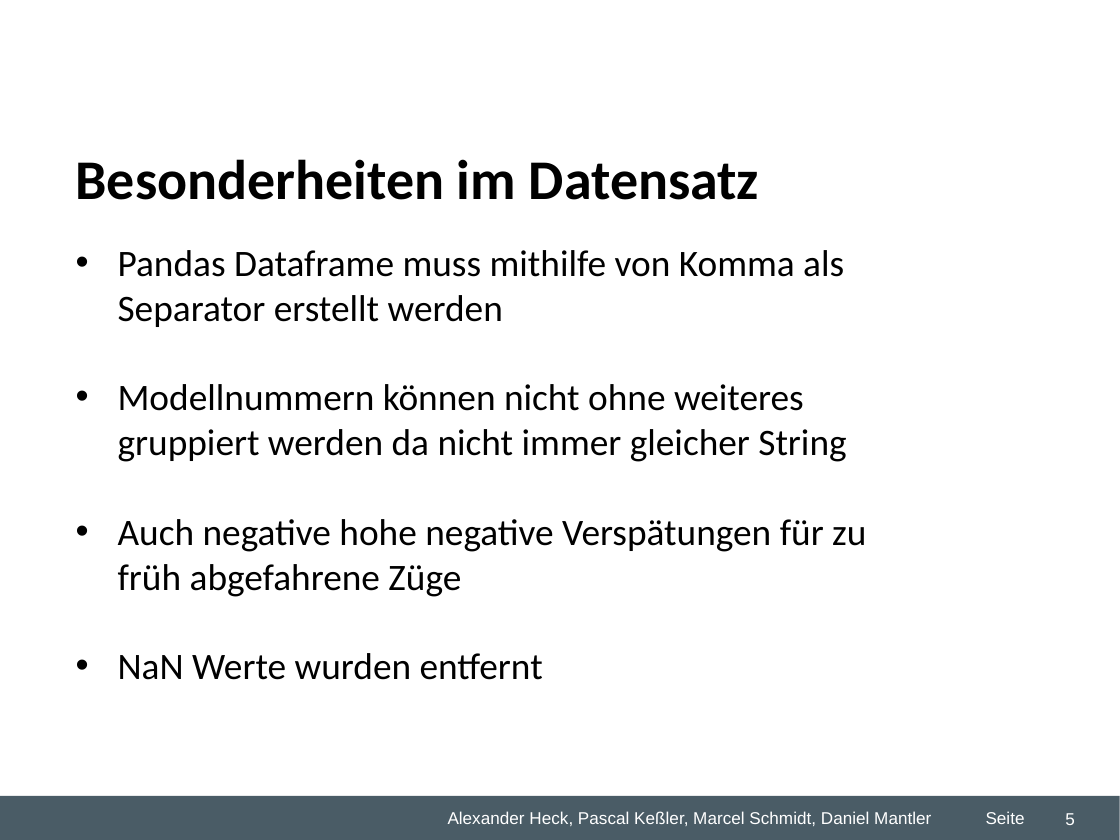
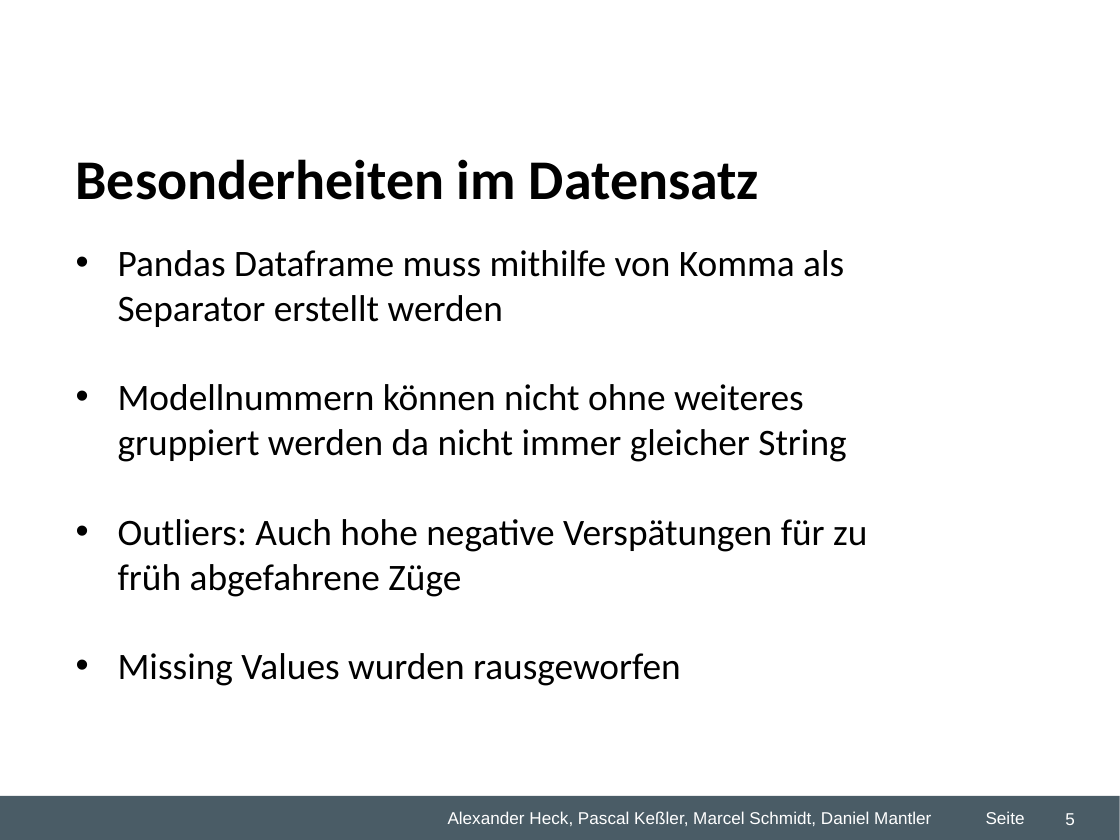
Before and after one commit to dmntlr/predictiveproject, a slide deck: slide 5 of Desktop/Studium/5. Semester/Predictive Analytics/Gruppenarbeit/WZ2 Predicitve Analytics Übung.ppt. Drawn at 1120x840 pixels with LibreOffice and Linux fonts; fonts in the diff are those of the drawing; background and template pictures are left out. Boxes give left, top, right and bottom in pixels: in the first picture for what was removed or moved away, otherwise in the second. Text is boxed around its words. In the diff, an @@ line names an element or a change of style, - is before the commit and + after.

```diff
--- a/Desktop/Studium/5. Semester/Predictive Analytics/Gruppenarbeit/WZ2 Predicitve Analytics Übung.ppt
+++ b/Desktop/Studium/5. Semester/Predictive Analytics/Gruppenarbeit/WZ2 Predicitve Analytics Übung.ppt
@@ text at (118,519,867,686): text changed @@
-• Auch negative hohe negative Verspätungen für zu früh abgefahrene Züge
-• NaN Werte wurden entfernt
+• Outliers: Auch hohe negative Verspätungen für zu früh abgefahrene Züge
+• Missing Values wurden rausgeworfen
```
Also in this commit, not shown: 3 other slides changed, 1 slide added, 1 other file.
